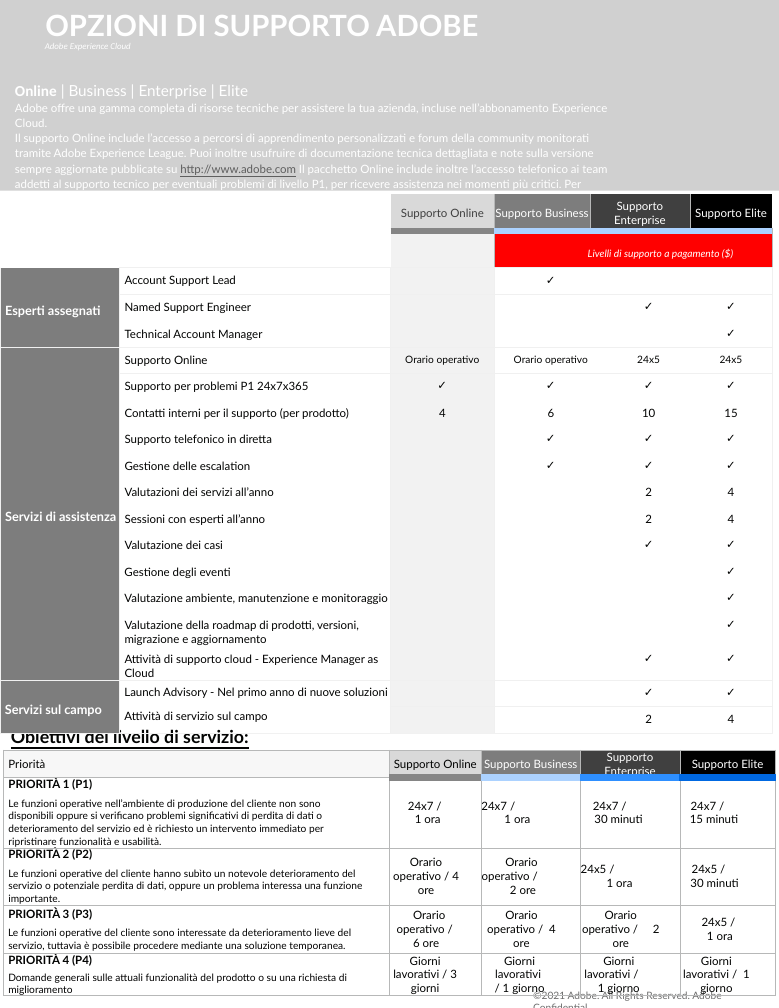
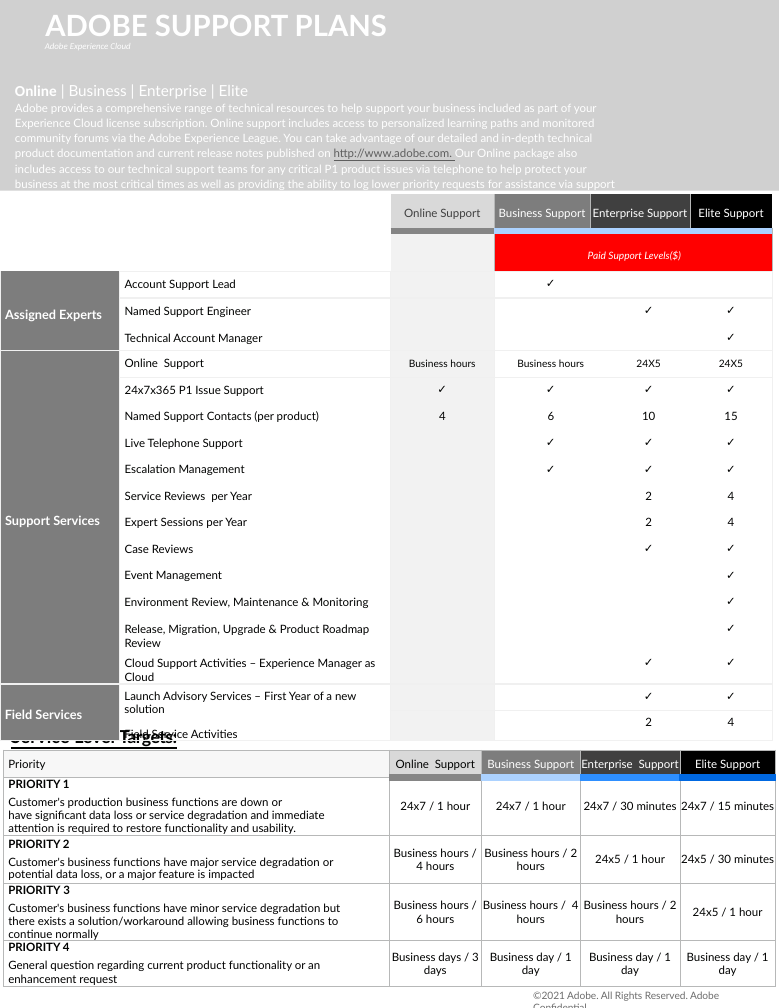
Before and after one commit to AdobeDocs/support-resources.it-IT, a slide deck: slide 1 of help/data-sheets/assets/OnlineSupportDatasheet.pptx. Drawn at 779x1008 pixels with LibreOffice and Linux fonts; fonts in the diff are those of the drawing; grey boxes stand for pictures; background and template pictures are left out. Boxes give left, top, right and bottom in pixels: in the first picture for what was removed or moved away, otherwise in the second. Text is boxed around its words. In the diff, an @@ line names an element or a change of style, - is before the commit and + after.

```diff
--- a/help/data-sheets/assets/OnlineSupportDatasheet.pptx
+++ b/help/data-sheets/assets/OnlineSupportDatasheet.pptx
@@ title at (x1=45, y1=15, x2=387, y2=36): text changed @@
-OPZIONI DI SUPPORTO ADOBE
+ADOBE SUPPORT PLANS
@@ text at (x1=15, y1=85, x2=615, y2=190): text changed @@
-Online | Business | Enterprise | Elite
-Adobe offre una gamma completa di risorse tecniche per assistere la tua azienda, incluse nell’abbonamento Experience Cloud.
-Il supporto Online include l’accesso a percorsi di apprendimento personalizzati e forum della community monitorati tramite Adobe Experience League. Puoi inoltre usufruire di documentazione tecnica dettagliata e note sulla versione sempre aggiornate pubblicate su http://www.adobe.com Il pacchetto Online include inoltre l’accesso telefonico ai team addetti al supporto tecnico per eventuali problemi di livello P1, per ricevere assistenza nei momenti più critici. Per problemi di minore criticità, è possibile inviare richieste
-di supporto tramite il portale web.
+Online | Business | Enterprise | Elite
+Adobe provides a comprehensive range of technical resources to help support your business included as part of your Experience Cloud license subscription. Online support includes access to personalized learning paths and monitored community forums via the Adobe Experience League. You can take advantage of our detailed and in-depth technical product documentation and current release notes published on http://www.adobe.com. Our Online package also includes access to our technical support teams for any critical P1 product issues via telephone to help protect your business at the most critical times as well as providing the ability to log lower priority requests for assistance via support web portal.
@@ table at (x1=0, y1=194, x2=772, y2=745) @@
-row 1:  |  | Supporto Online | Supporto Business | Supporto Enterprise |  | Supporto Elite
+row 1:  |  | Online Support | Business Support | Enterprise Support |  | Elite Support
-row 2, column 4: Livelli di supporto a pagamento ($)
+row 2, column 4: Paid Support Levels($)
-row 3, column 1: Esperti assegnati
+row 3, column 1: Assigned Experts
-row 6: Servizi di assistenza | Supporto Online | Orario operativo | Orario operativo |  | 24x5 | 24x5
+row 6: Support Services | Online Support | Business hours | Business hours |  | 24X5 | 24X5
-row 7, column 2: Supporto per problemi P1 24x7x365
+row 7, column 2: 24x7x365 P1 Issue Support
-row 8, column 2: Contatti interni per il supporto (per prodotto)
+row 8, column 2: Named Support Contacts (per product)
-row 9, column 2: Supporto telefonico in diretta
+row 9, column 2: Live Telephone Support
-row 10, column 2: Gestione delle escalation
+row 10, column 2: Escalation Management
-row 11, column 2: Valutazioni dei servizi all’anno
+row 11, column 2: Service Reviews per Year
-row 12, column 2: Sessioni con esperti all’anno
+row 12, column 2: Expert Sessions per Year
-row 13, column 2: Valutazione dei casi
+row 13, column 2: Case Reviews
-row 14, column 2: Gestione degli eventi
+row 14, column 2: Event Management
-row 15, column 2: Valutazione ambiente, manutenzione e monitoraggio
+row 15, column 2: Environment Review, Maintenance & Monitoring
-row 16, column 2: Valutazione della roadmap di prodotti, versioni, migrazione e aggiornamento
+row 16, column 2: Release, Migration, Upgrade & Product Roadmap Review
-row 17, column 2: Attività di supporto cloud - Experience Manager as Cloud
+row 17, column 2: Cloud Support Activities – Experience Manager as Cloud
-row 18, column 1: Servizi sul campo
+row 18, column 1: Field Services
-row 18, column 2: Launch Advisory - Nel primo anno di nuove soluzioni / Attività di servizio sul campo
+row 18, column 2: Launch Advisory Services – First Year of a new solution / Field Service Activities
@@ text at (x1=11, y1=729, x2=177, y2=768): text changed @@
-Obiettivi del livello di servizio: risposta iniziale
+Service Level Targets: Initial Response
@@ table at (x1=4, y1=750, x2=775, y2=989) @@
-row 1: Priorità | Supporto Online | Supporto Business | Supporto Enterprise | Supporto Elite
+row 1: Priority | Online Support | Business Support | Enterprise Support | Elite Support
-row 2: PRIORITÀ 1 (P1) / Le funzioni operative nell’ambiente di produzione del cliente non sono disponibili oppure si verificano problemi significativi di perdita di dati o deterioramento del servizio ed è richiesto un intervento immediato per ripristinare funzionalità e usabilità. | 24x7 / 1 ora | 24x7 / 1 ora | 24x7 / 30 minuti | 24x7 / 15 minuti
+row 2: PRIORITY 1 / Customer's production business functions are down or have significant data loss or service degradation and immediate attention is required to restore functionality and usability. | 24x7 / 1 hour | 24x7 / 1 hour | 24x7 / 30 minutes | 24x7 / 15 minutes
-row 3: PRIORITÀ 2 (P2) / Le funzioni operative del cliente hanno subìto un notevole deterioramento del servizio o potenziale perdita di dati, oppure un problema interessa una funzione importante. | Orario operativo / 4 ore | Orario operativo / 2 ore | 24x5 / 1 ora | 24x5 / 30 minuti
+row 3: PRIORITY 2 / Customer's business functions have major service degradation or potential data loss, or a major feature is impacted | Business hours / 4 hours | Business hours / 2 hours | 24x5 / 1 hour | 24x5 / 30 minutes
-row 4: PRIORITÀ 3 (P3) / Le funzioni operative del cliente sono interessate da deterioramento lieve del servizio, tuttavia è possibile procedere mediante una soluzione temporanea. | Orario operativo / 6 ore | Orario operativo / 4 ore | Orario operativo / 2 ore | 24x5 / 1 ora
+row 4: PRIORITY 3 / Customer's business functions have minor service degradation but there exists a solution/workaround allowing business functions to continue normally | Business hours / 6 hours | Business hours / 4 hours | Business hours / 2 hours | 24x5 / 1 hour
-row 5: PRIORITÀ 4 (P4) / Domande generali sulle attuali funzionalità del prodotto o su una richiesta di miglioramento | Giorni lavorativi / 3 giorni | Giorni lavorativi / 1 giorno | Giorni lavorativi / 1 giorno | Giorni lavorativi / 1 giorno
+row 5: PRIORITY 4 / General question regarding current product functionality or an enhancement request | Business days / 3 days | Business day / 1 day | Business day / 1 day | Business day / 1 day
@@ text "©2021 Adobe. All Rights Reserved. ..." at (x1=533, y1=991, x2=719, y2=1001): letter spacing 0 to -0.1 pt @@
```
Also in this commit, not shown: 2 other slides changed, 7 other files.
